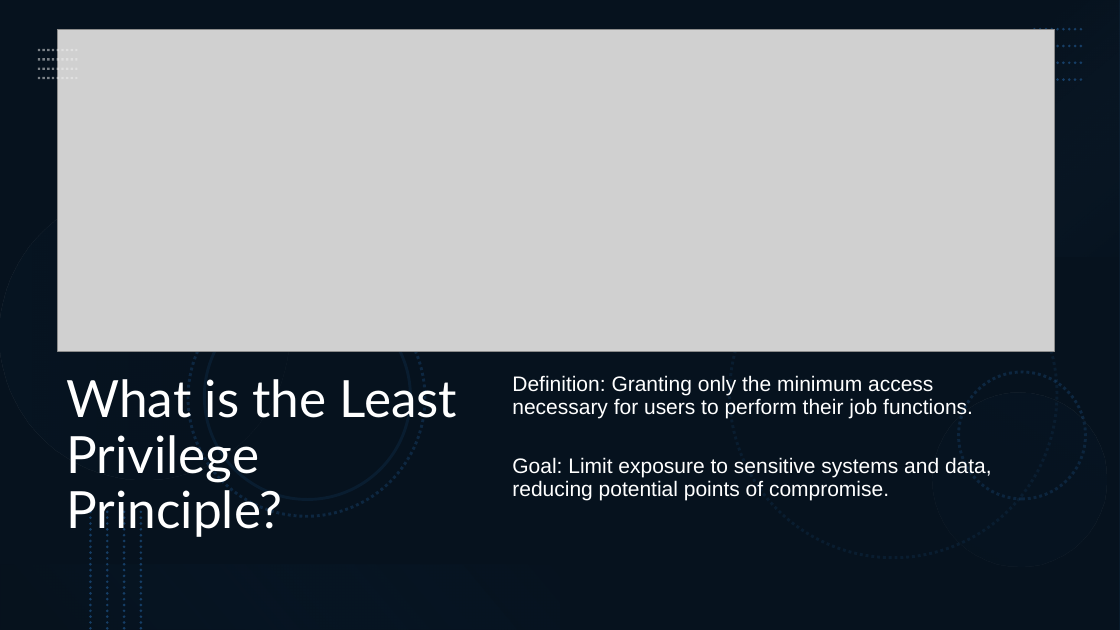
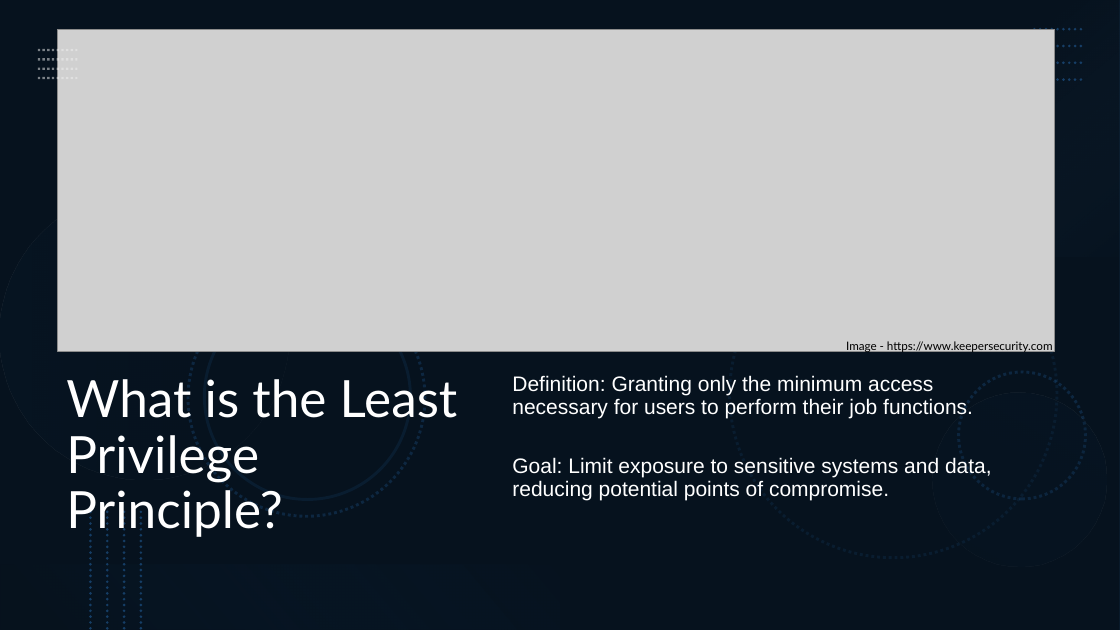
Before and after one commit to i-Kodoku/Home, a slide deck: slide 4 of Capstone Project Final Presentation - Crawford.pptx (slide 3 before the commit). Drawn at 1120x630 pixels with LibreOffice and Linux fonts; fonts in the diff are those of the drawing; grey boxes stand for pictures. Boxes give left, top, right and bottom in pixels: in the first picture for what was removed or moved away, otherwise in the second. Text is boxed around its words. In the diff, an @@ line names an element or a change of style, - is before the commit and + after.

```diff
--- a/Capstone Project Final Presentation - Crawford.pptx
+++ b/Capstone Project Final Presentation - Crawford.pptx
@@ text added at box(846, 341, 1053, 353), 10 pt, text #000000 @@
+Image - https://www.keepersecurity.com
```
Also in this commit, not shown: 2 other slides changed, 2 slides added, 2 slides removed.
